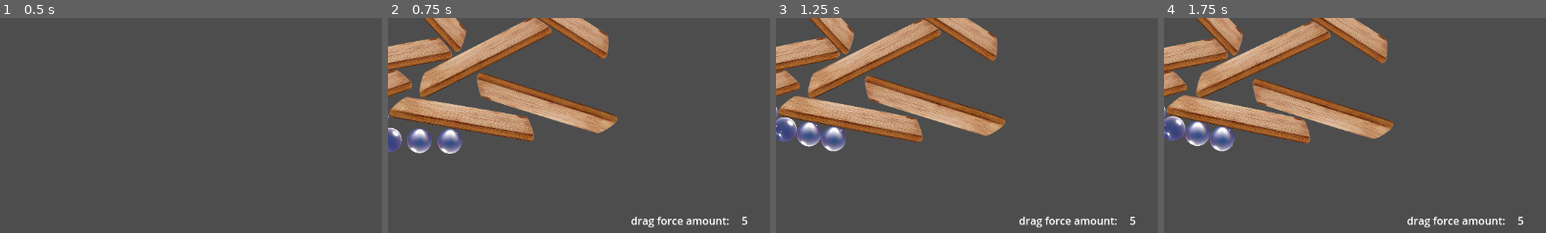
Above: before the commit, frames 1-4 (left to right).
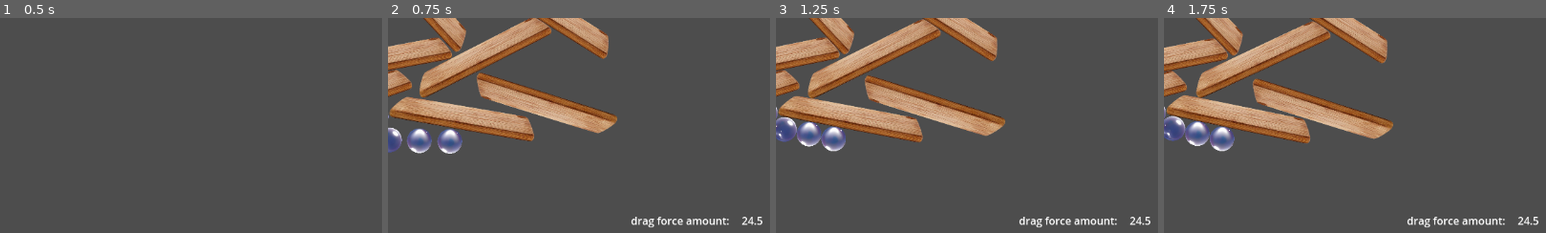
Above: after the commit, the same moments.

Repository: outrightmental/ggj25-bubble-up
Game: Godot game, scene res://scenes/main.tscn
Same seed, same stepped clock (60 frames per second), same inputs: the game is played once before the commit and once after it.
Inputs:
- Up to frame 1 (0.5 s): no input
- Up to frame 2 (0.75 s): click "experiment 1" at 0.5 s
- Up to frame 3 (1.25 s): no input
- Up to frame 4 (1.75 s): click "APPLY_DAMPENED_FORCE" at 1.25 s
The pictures show only the part of the screen within x 48-98%, y 45-95%; the shares and areas given below are measured in that part.

Frame 1 is identical in both runs. In frame 2, 0.1% of the frame differs, in the area x 92-98%, y 92-97%; in frame 3, 0.1%; in frame 4, 0.1%.

Commit message:
Force max much more
Re: #7

Diff:
--- a/project/global.gd
+++ b/project/global.gd
@@ -3,7 +3,9 @@
 enum DragBehavior { FREEZE_AND_REPOSITION, APPLY_DAMPENED_FORCE }
 var drag_behavior: DragBehavior = DragBehavior.APPLY_DAMPENED_FORCE
 var drag_factor: float          = 0.1
-var dragging_force_max: float          = 50 # How much force is applied when dragging
+var dragging_force_min: float   = 5 # How much force is applied when dragging
+var dragging_force_max: float   = 200 # How much force is applied when dragging
+
 
 func set_drag_behavior(value: DragBehavior):
 	drag_behavior = value
@@ -21,3 +23,7 @@
 
 func get_drag_factor() -> float:
 	return drag_factor
+
+
+func get_drag_force() -> float:
+	return lerp(dragging_force_min, dragging_force_max, drag_factor)
--- a/project/models/board/board.gd
+++ b/project/models/board/board.gd
@@ -11,7 +11,7 @@
 
 
 func _ready() -> void:
-	dragging_force = Global.get_drag_factor() * Global.dragging_force_max
+	dragging_force = Global.get_drag_force()
 	if not collision_polygon:
 		push_error("CollisionPolygon2D node is missing!")
 		return
@@ -36,7 +36,7 @@
 
 func _drag_start(touch_pos: Vector2):
 	drag_behavior = Global.get_drag_behavior()
-	dragging_force = Global.get_drag_factor() * Global.dragging_force_max
+	dragging_force = Global.get_drag_force()
 	dragging = true
 	drag_touch_start = touch_pos
 	drag_touch_last = touch_pos
--- a/project/scenes/experiment_1/experiment_1.gd
+++ b/project/scenes/experiment_1/experiment_1.gd
@@ -34,7 +34,7 @@
 
 
 func _update_force_value():
-	drag_force_amount_value.set("text", str(Global.get_drag_factor() * Global.dragging_force_max))
+	drag_force_amount_value.set("text", str(Global.get_drag_force()))
 
 
 func _on_v_slider_value_changed(value: float) -> void:
